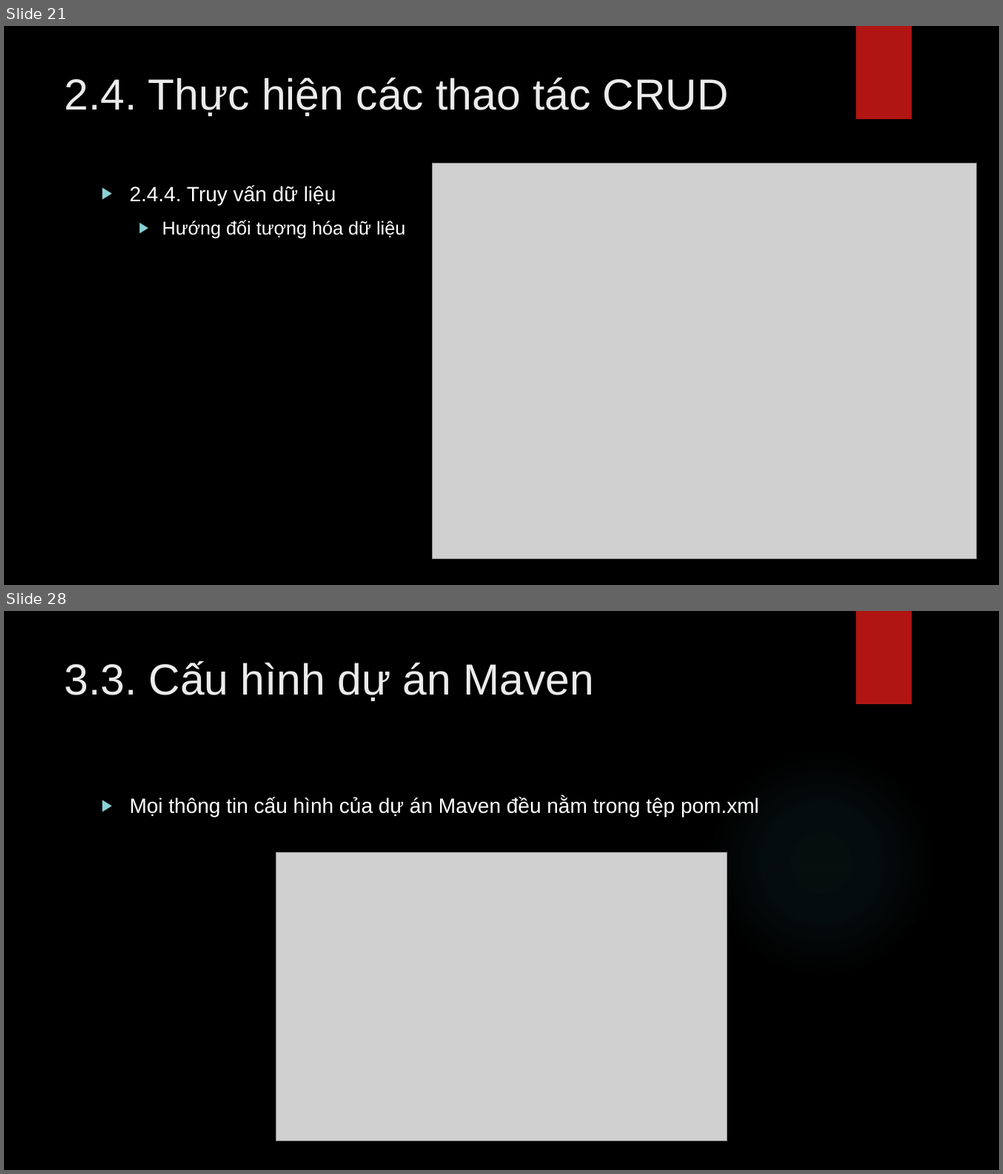
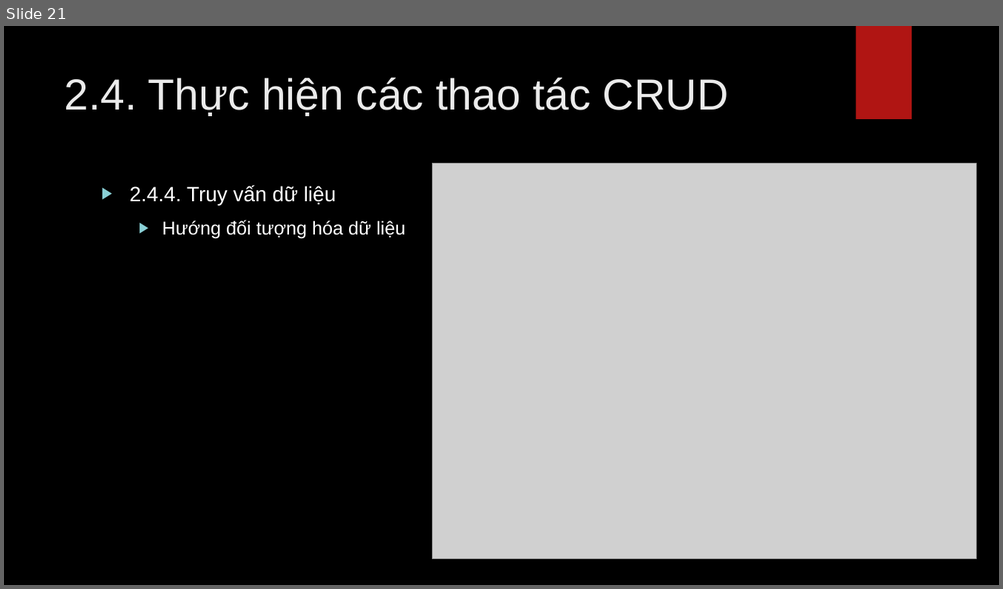
Before and after one commit to lequochai26/GDUTraining_Basic_Java_Web_Development, a slide deck: Slides/Day_6_2.pptx. Shown one above the other, each under a label of ours: slides 21 and 28 before the commit, slide 21 after it; the slides between them are not shown. The pictures are 1003x1174 and 1003x589 pixels, drawn with LibreOffice and Linux fonts; fonts in the diff are those of the drawing; grey boxes stand for pictures; background and template pictures are left out. Boxes give left, top, right and bottom in pixels: in the first picture for what was removed or moved away, otherwise in the second. Text is boxed around its words. In the diff, an @@ line names an element or a change of style, - is before the commit and + after.

```diff
--- a/Slides/Day_6_2.pptx
+++ b/Slides/Day_6_2.pptx
@@ slide 28 removed at [4,611,999,1170], background picture (left out); not listed: 2 template elements that a slide beside it also shows @@
@@ title removed at [64,661,593,701] @@
-3.3. Cấu hình dự án Maven
@@ text removed at [130,797,759,817] @@
-▶ Mọi thông tin cấu hình của dự án Maven đều nằm trong tệp pom.xml
@@ picture removed at [276,853,727,1142] @@
```
Also in this commit, not shown: 1 slide changed, 12 other slides removed.
